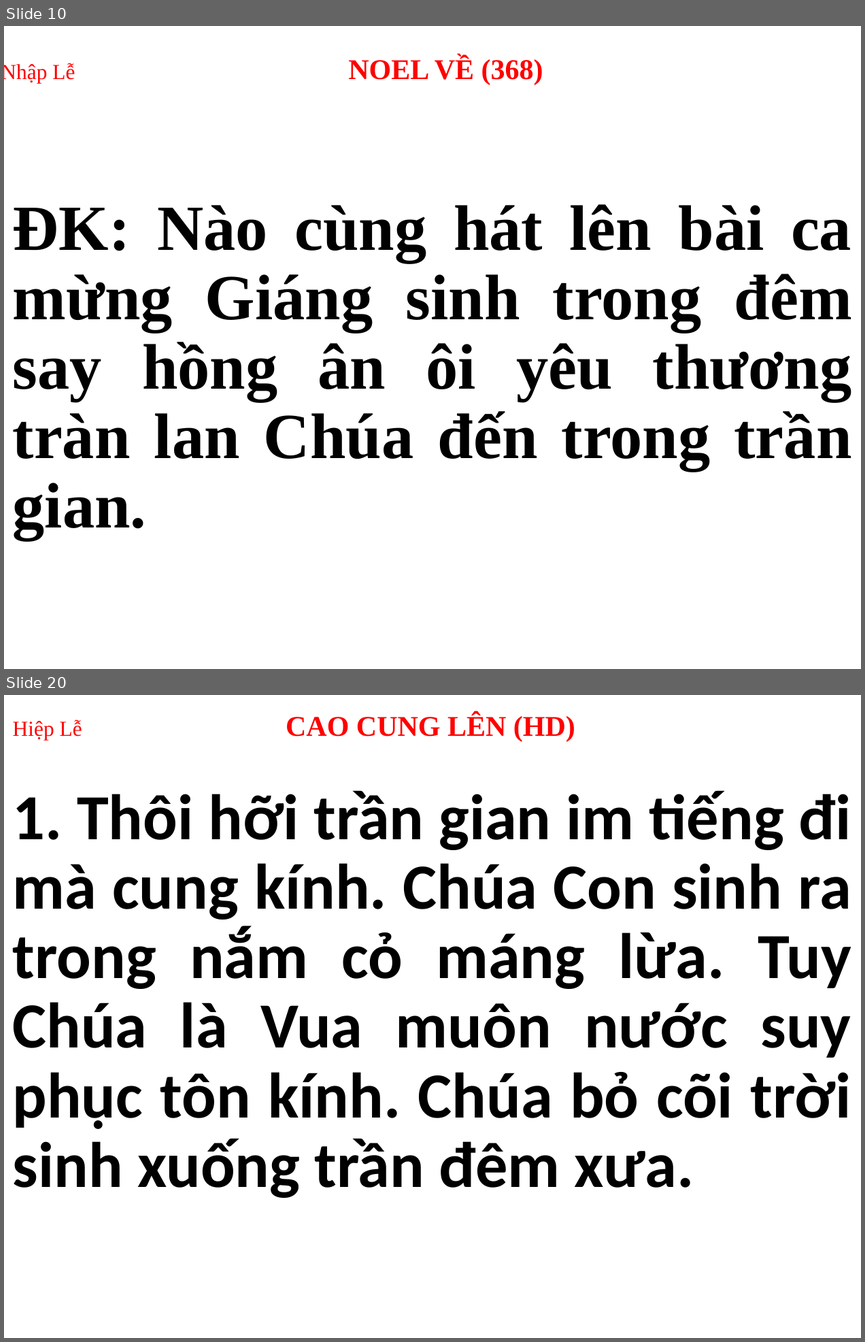
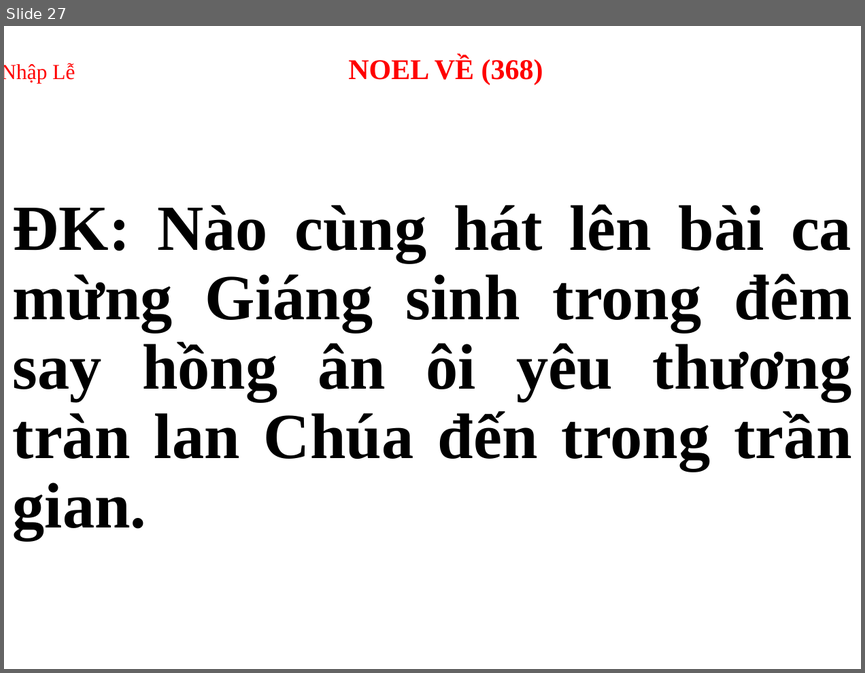
Before and after one commit to peteranh99/usb-songs, a slide deck: Thứ 5.pptx. Shown one above the other, each under a label of ours: slides 10 and 20 before the commit, slide 27 after it; the slides between them are not shown. The pictures are 865x1342 and 865x673 pixels, drawn with LibreOffice and Linux fonts; fonts in the diff are those of the drawing. Boxes give left, top, right and bottom in pixels: in the first picture for what was removed or moved away, otherwise in the second. Text is boxed around its words. In the diff, an @@ line names an element or a change of style, - is before the commit and + after.

```diff
--- a/Thứ 5.pptx
+++ b/Thứ 5.pptx
@@ slide 20 removed at (x1=4, y1=695, x2=861, y2=1338), background #FFFFFF @@
@@ title removed at (x1=13, y1=713, x2=575, y2=742) @@
-Hiệp Lễ CAO CUNG LÊN (HD)
@@ subtitle removed at (x1=13, y1=790, x2=851, y2=1198) @@
-1. Thôi hỡi trần gian im tiếng đi mà cung kính. Chúa Con sinh ra trong nắm cỏ máng lừa. Tuy Chúa là Vua muôn nước suy phục tôn kính. Chúa bỏ cõi trời sinh xuống trần đêm xưa.
@@ what was slide 10 is now slide 27 @@
```
Also in this commit, not shown: 3 slides changed, 16 slides added, 19 other slides removed, 13 other files.
